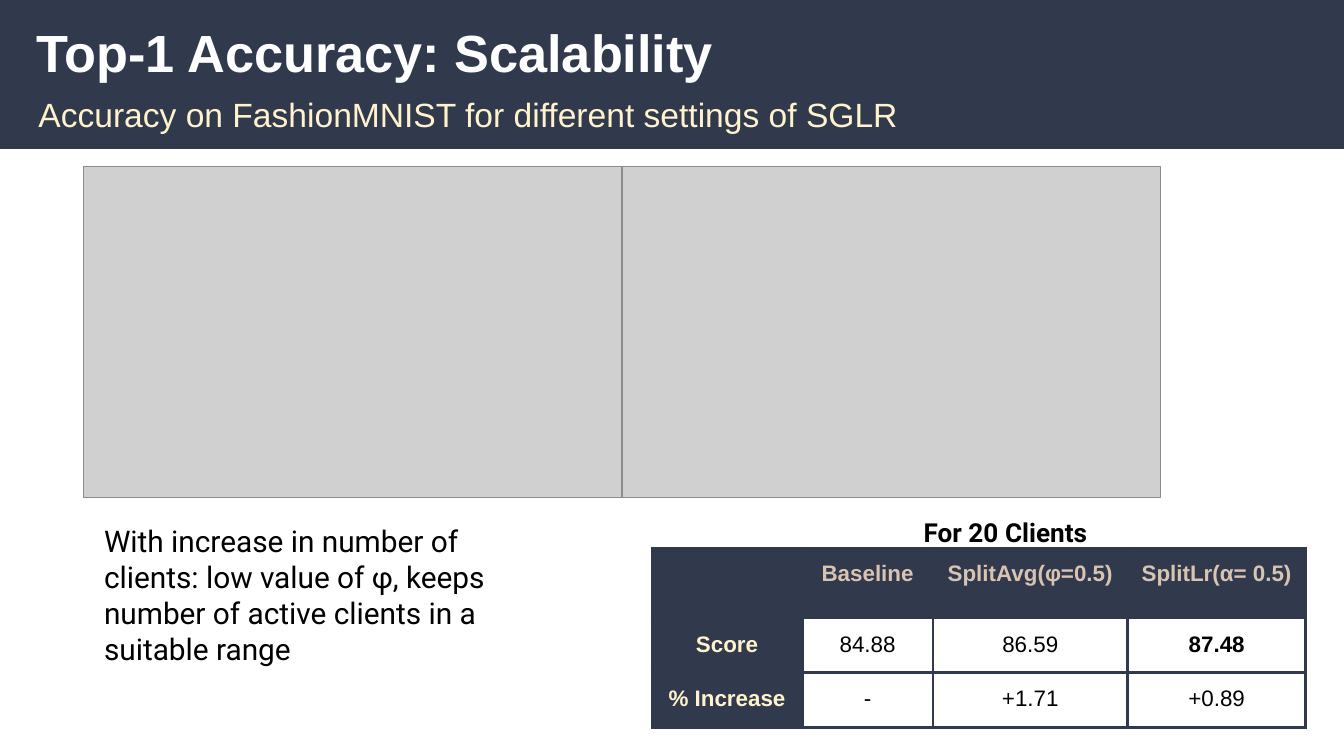
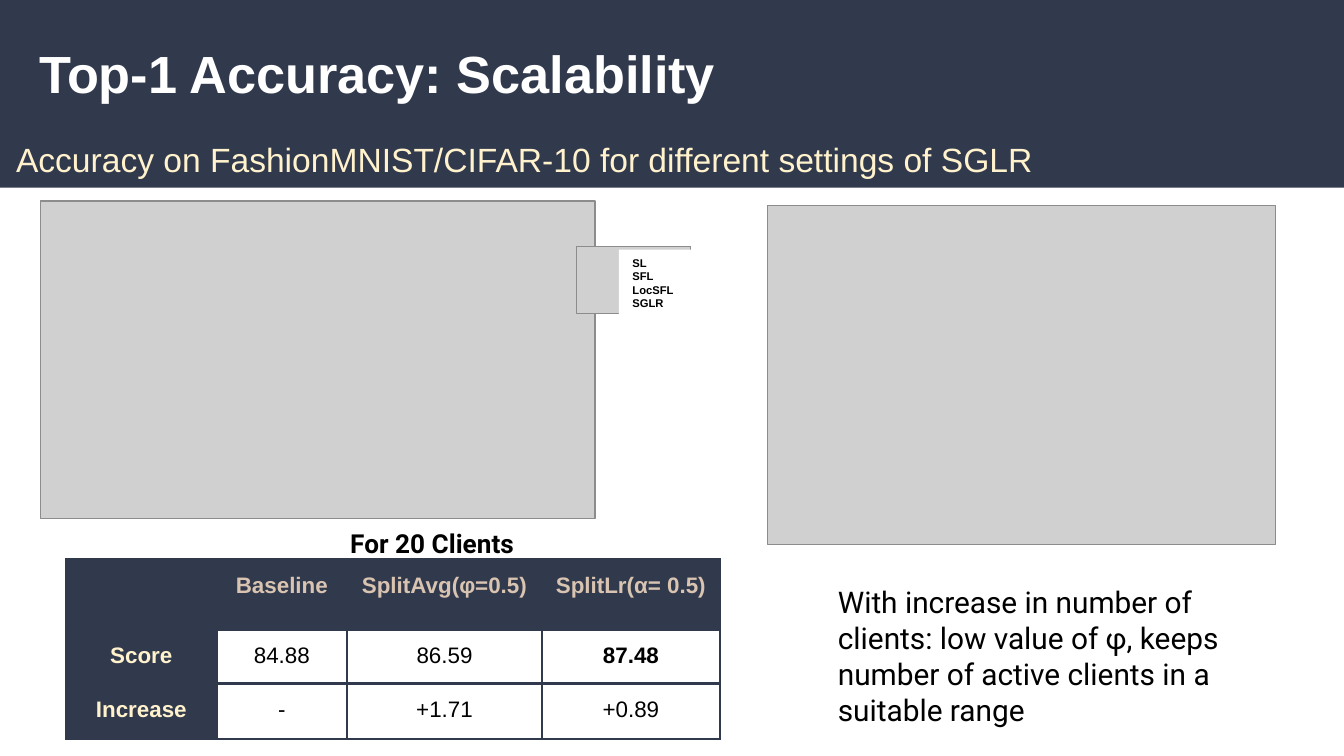
Before and after one commit to Mansi130101/Server-Side-Local-Gradient-Averaging-and-Learning-Rate-Acceleration-for-Scalable-Split-Learning, a slide deck: slide 6 of AAAI FL Presentation.pptx. Drawn at 1344x756 pixels with LibreOffice and Linux fonts; fonts in the diff are those of the drawing; grey boxes stand for pictures. Boxes give left, top, right and bottom in pixels: in the first picture for what was removed or moved away, otherwise in the second. Text is boxed around its words. In the diff, an @@ line names an element or a change of style, - is before the commit and + after.

Commit message:
Updated presentation

```diff
--- a/AAAI FL Presentation.pptx
+++ b/AAAI FL Presentation.pptx
@@ title "Top-1 Accuracy: Scalability": place and size @@
-title "Top-1 Accuracy: Scalability" at (37,34,713,82)
+title "Top-1 Accuracy: Scalability" at (39,55,715,103)
@@ text at (16,147,1032,178): text changed @@
-Accuracy on FashionMNIST for different settings of SGLR
+Accuracy on FashionMNIST/CIFAR-10 for different settings of SGLR
@@ rectangle removed at (0,151,1344,254) @@
@@ picture removed at (622,167,1161,497) @@
@@ picture added at (40,200,595,517) @@
@@ picture: place and size @@
-picture at (83,167,622,497)
+picture at (767,206,1275,544)
@@ picture added at (577,246,691,313) @@
@@ rectangle added at (620,250,691,317), fill #FFFFFF, 6 pt, text #000000, bold @@
+SL
+SFL
+LocSFL
+SGLR
@@ text "For 20 Clients": place and size @@
-text "For 20 Clients" at (924,522,1087,548)
+text "For 20 Clients" at (350,533,514,559)
@@ table at (66,559,719,739) @@
-row 3, column 1: % Increase
+row 3, column 1: Increase
@@ table: place and size @@
-table at (652,548,1305,728)
+table at (66,559,719,739)
@@ text "With increase in number of ...": place and size @@
-text "With increase in number of ..." at (104,529,484,667)
+text "With increase in number of ..." at (838,590,1218,728)
```
Also in this commit, not shown: 6 other slides changed.
